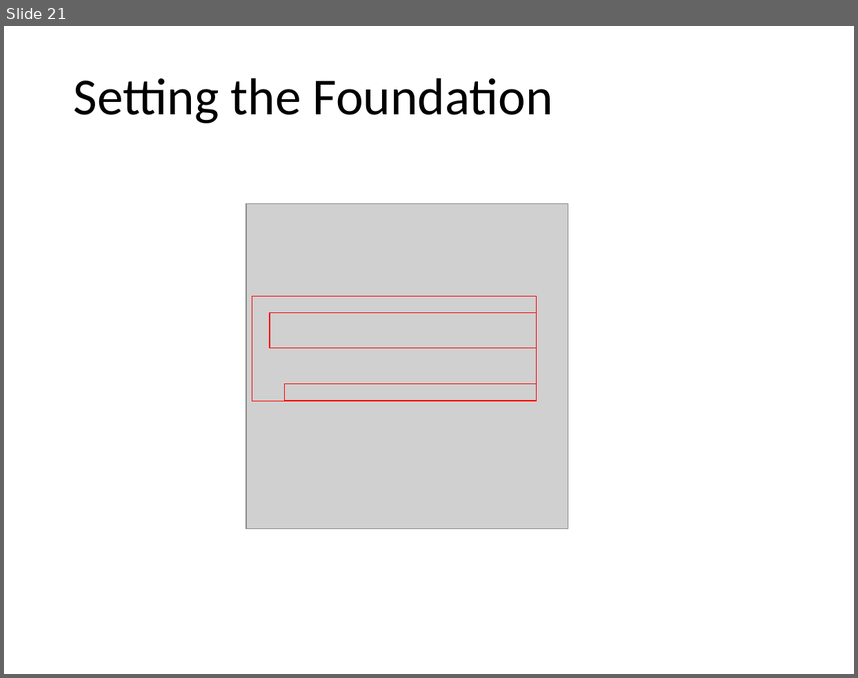
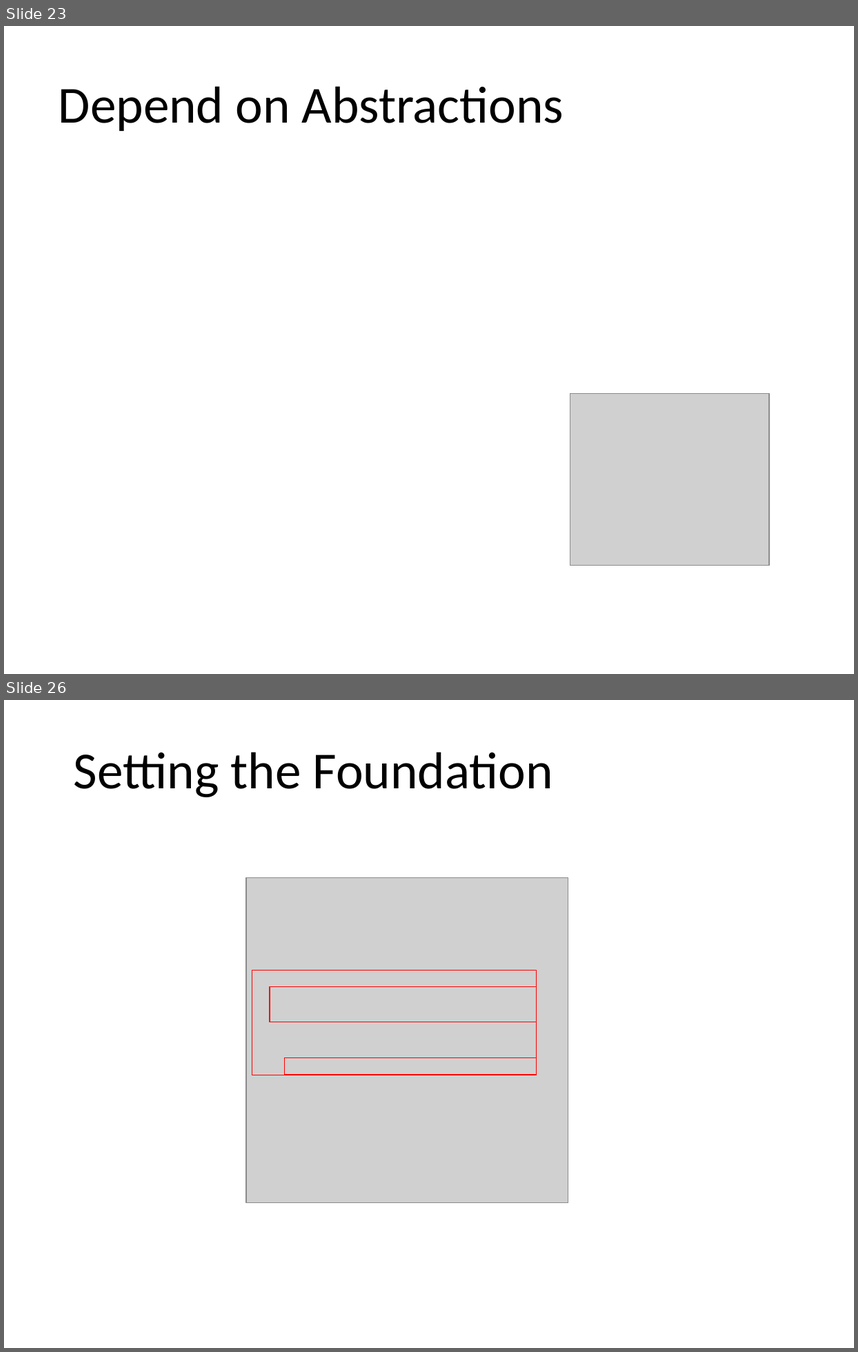
Before and after one commit to kburnell/TestDriving.NET, a slide deck: TestDrivingDotNet.pptx. Shown one above the other, each under a label of ours: slide 21 before the commit, slides 23 and 26 after it; the slides between them are not shown. The pictures are 858x678 and 858x1352 pixels, drawn with LibreOffice and Linux fonts; fonts in the diff are those of the drawing; grey boxes stand for pictures; background and template pictures are left out. Boxes give left, top, right and bottom in pixels: in the first picture for what was removed or moved away, otherwise in the second. Text is boxed around its words. In the diff, an @@ line names an element or a change of style, - is before the commit and + after.

```diff
--- a/TestDrivingDotNet.pptx
+++ b/TestDrivingDotNet.pptx
@@ slide 23 added at <box>4,26,854,674</box>, background #FFFFFF @@
@@ title added at <box>59,86,564,131</box>, 46.2 pt, text #000000 @@
+Depend on Abstractions
@@ picture added at <box>570,393,769,564</box> @@
@@ what was slide 21 is now slide 26 @@
```
Also in this commit, not shown: 17 slides changed, 5 other slides added, 1 slide removed, 1 other file.
